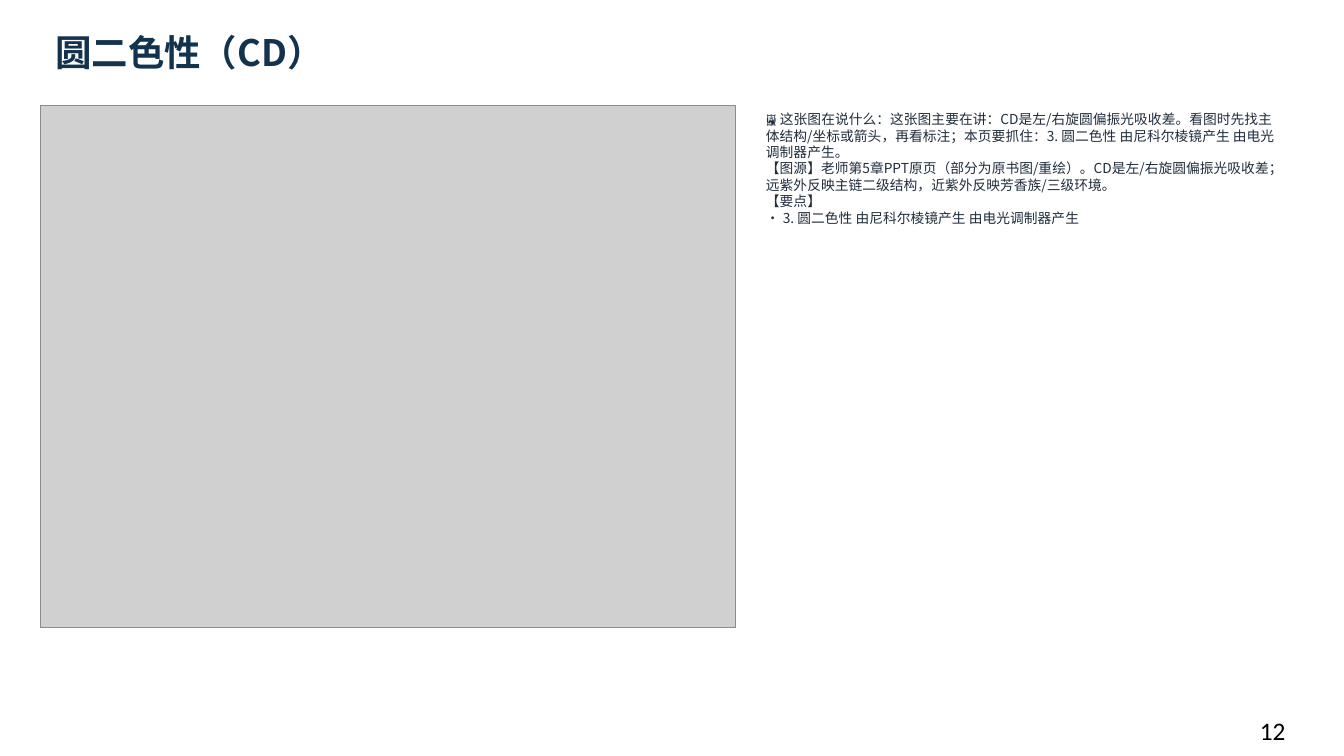
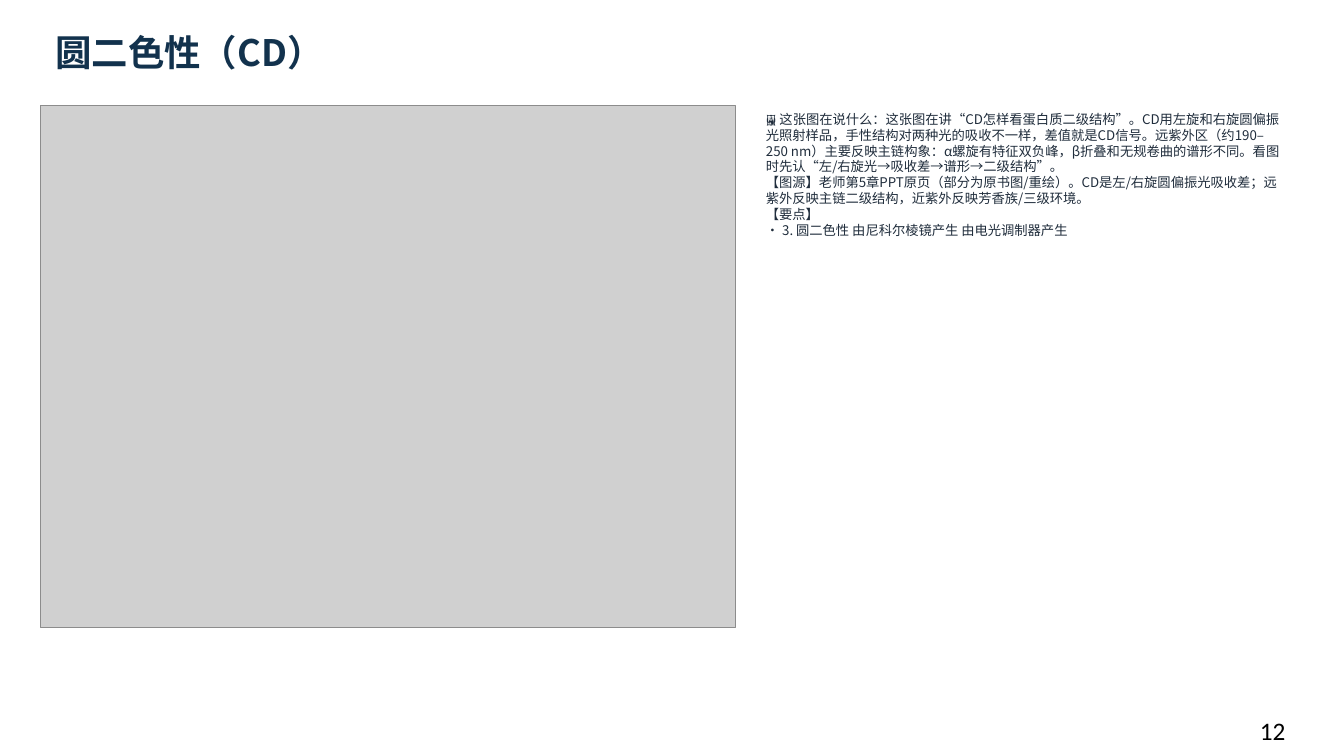
Before and after one commit to newkan-li/Biochemistry, a slide deck: slide 12 of downloads/bc03-ai-style.pptx. Drawn at 1344x756 pixels with LibreOffice and Linux fonts; fonts in the diff are those of the drawing; grey boxes stand for pictures. Boxes give left, top, right and bottom in pixels: in the first picture for what was removed or moved away, otherwise in the second. Text is boxed around its words. In the diff, an @@ line names an element or a change of style, - is before the commit and + after.

```diff
--- a/downloads/bc03-ai-style.pptx
+++ b/downloads/bc03-ai-style.pptx
@@ text at (x1=766, y1=113, x2=1279, y2=236): text changed; size 9.8 to 9.5 pt @@
-🖼 这张图在说什么：这张图主要在讲：CD是左/右旋圆偏振光吸收差。看图时先找主体结构/坐标或箭头，再看标注；本页要抓住：3. 圆二色性 由尼科尔棱镜产生 由电光调制器产生。
-【图源】老师第5章PPT原页（部分为原书图/重绘）。CD是左/右旋圆偏振光吸收差；远紫外反映主链二级结构，近紫外反映芳香族/三级环境。
-【要点】
-• 3. 圆二色性 由尼科尔棱镜产生 由电光调制器产生
+🖼 这张图在说什么：这张图在讲“CD怎样看蛋白质二级结构”。CD用左旋和右旋圆偏振光照射样品，手性结构对两种光的吸收不一样，差值就是CD信号。远紫外区（约190–250 nm）主要反映主链构象：α螺旋有特征双负峰，β折叠和无规卷曲的谱形不同。看图时先认“左/右旋光→吸收差→谱形→二级结构”。
+【图源】老师第5章PPT原页（部分为原书图/重绘）。CD是左/右旋圆偏振光吸收差；远紫外反映主链二级结构，近紫外反映芳香族/三级环境。
+【要点】
+• 3. 圆二色性 由尼科尔棱镜产生 由电光调制器产生
```
Also in this commit, not shown: 57 other slides changed, 5 other files.
